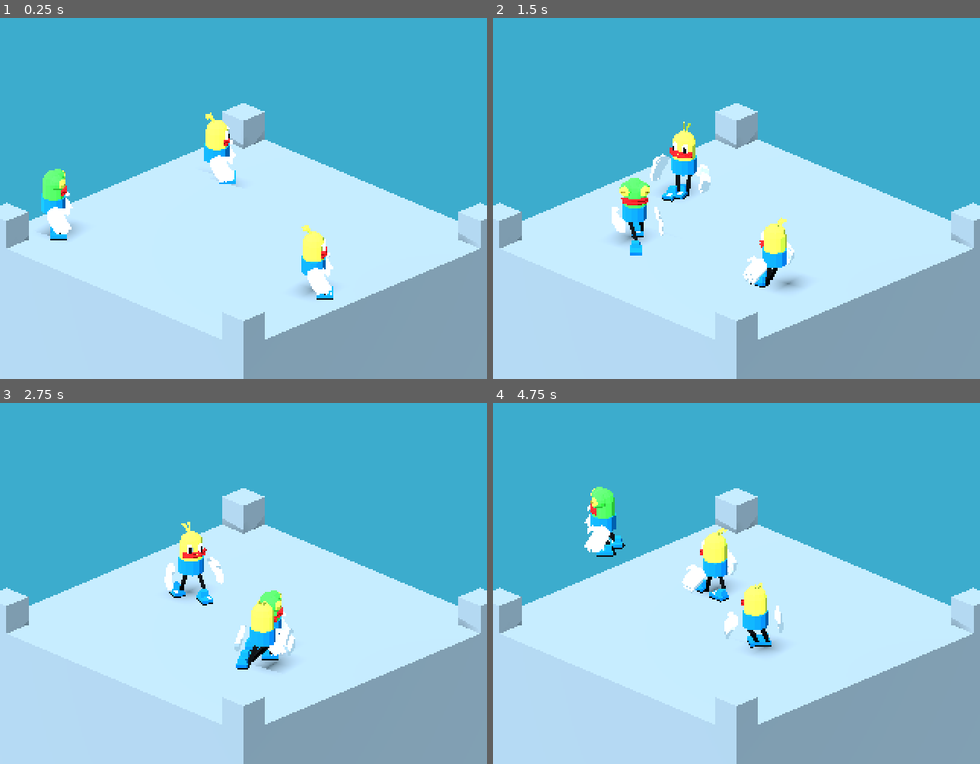
Above: before the commit, frames 1-4 (two rows, left to right).
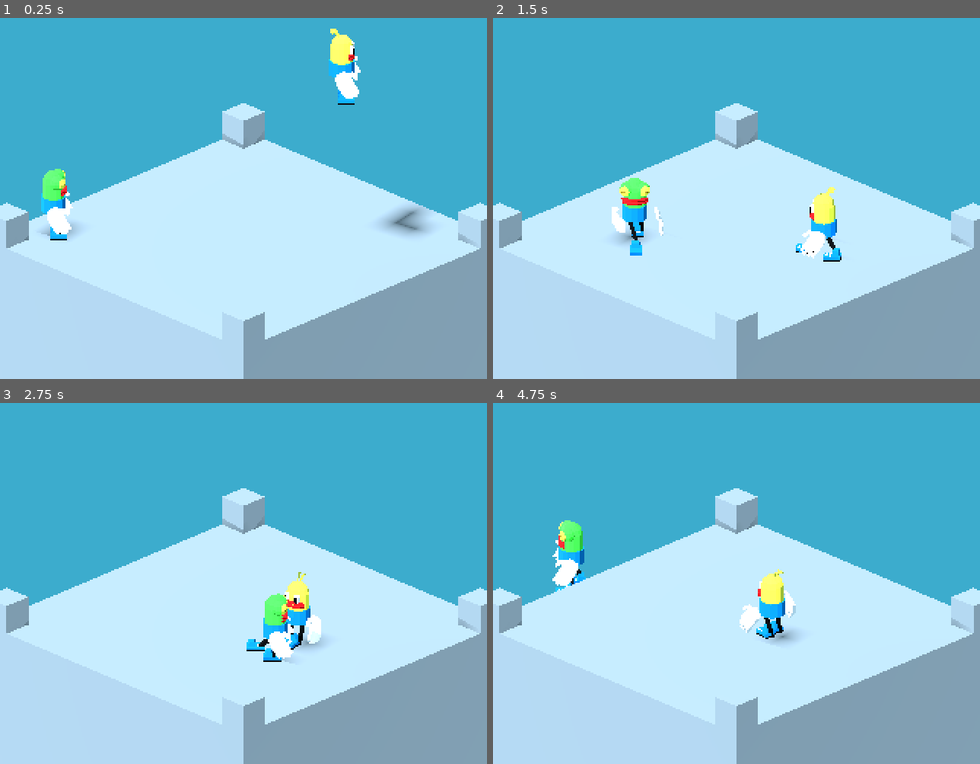
Above: after the commit, the same moments.

Repository: cat-in-the-dark/gmtk_2026
Game: Godot game, scene res://main.tscn
Same seed, same stepped clock (60 frames per second), same inputs: the game is played once before the commit and once after it.
Inputs:
- Up to frame 1 (0.25 s): no input
- Up to frame 2 (1.5 s): hold D (move_right) 0.53-1.28 s; hold Space (attack) 0.53-1.28 s; hold S (move_down) from 1.28 s (still down); tap Space (attack) at 1.35 s
- Up to frame 3 (2.75 s): release S (move_down) at 2.03 s; hold D (move_right) from 2.03 s (still down); hold Ctrl (dash) from 2.03 s (still down); tap Space (attack) at 2.3 s
- Up to frame 4 (4.75 s): release D (move_right) at 2.78 s; release Ctrl (dash) at 2.78 s; hold W (move_up) 2.78-3.53 s; tap Space (attack) at 2.85, 4.55 s; hold Space (attack) 3.53-4.28 s; hold A (move_left) from 3.53 s (still down); tap Ctrl (dash) at 4.35 s

The runs differ from the first frame. In frame 1, 3.4% of the frame differs, in the area x 41-89%, y 2-79%; in frame 2, 3.4%; in frame 3, 3.6%; in frame 4, 5.1%, in the area x 12-63%, y 23-70%.

Commit message:
spawn enemies

Diff:
--- a/enemy.gd
+++ b/enemy.gd
@@ -4,7 +4,7 @@
 @export var attack_jitter_min := 0.2
 @export var attack_jitter_max := 0.55
 @export var domino_area_scale := 1.5
-@export var stun_duration := 3.0
+@export var stun_duration := 2.0
 
 var target: Node3D
 var attack_at := -1.0
@@ -32,7 +32,10 @@
 	_update_stun(delta)
 	if target == null:
 		target = get_tree().get_first_node_in_group("player") as Node3D
-	if target != null and not is_busy():
+	if not is_on_floor():
+		move_direction = Vector3.ZERO
+		attack_at = -1.0
+	elif target != null and not is_busy():
 		var offset := target.global_position - global_position
 		offset.y = 0.0
 		if offset.length() > attack_range:
--- a/enemy.tscn
+++ b/enemy.tscn
@@ -9,7 +9,7 @@
 attack_jitter_min = 0.2
 attack_jitter_max = 0.55
 domino_area_scale = 1.5
-stun_duration = 3.0
+stun_duration = 2.0
 move_speed = 1
 step_distance = 0.9
 step_forward = 0.65
--- /dev/null
+++ b/enemy_spawner.gd
@@ -0,0 +1,79 @@
+extends Node
+
+@export var enemy_scene: PackedScene
+@export var platform_path: NodePath
+@export var spawn_height := 6.0
+@export var spawn_margin := 1.0
+@export_range(1, 100, 1) var total_enemy_count := 10
+@export var opening_wave_sizes: Array[int] = [1, 2, 3, 4]
+@export_range(1, 20, 1) var repeating_wave_size := 6
+
+var platform: StaticBody3D
+var platform_box: BoxShape3D
+var random := RandomNumberGenerator.new()
+var spawned_enemy_count := 0
+var eliminated_enemy_count := 0
+var current_wave_alive_count := 0
+var wave_index := 0
+var game_finished := false
+
+
+func _ready() -> void:
+	platform = get_node_or_null(platform_path) as StaticBody3D
+	if platform == null or enemy_scene == null:
+		push_error("EnemySpawner requires an enemy scene and a platform")
+		return
+	var collision_shape := platform.get_node_or_null("CollisionShape3D") as CollisionShape3D
+	if collision_shape == null or not collision_shape.shape is BoxShape3D:
+		push_error("EnemySpawner platform requires a BoxShape3D collision")
+		return
+	platform_box = collision_shape.shape as BoxShape3D
+	random.randomize()
+	call_deferred(&"_spawn_next_wave")
+
+
+func _spawn_next_wave() -> void:
+	if (
+		game_finished
+		or current_wave_alive_count > 0
+		or spawned_enemy_count >= total_enemy_count
+	):
+		return
+	var remaining := total_enemy_count - spawned_enemy_count
+	var desired_wave_size := repeating_wave_size
+	if wave_index < opening_wave_sizes.size():
+		desired_wave_size = opening_wave_sizes[wave_index]
+	var wave_size := mini(maxi(desired_wave_size, 1), remaining)
+	wave_index += 1
+	current_wave_alive_count = wave_size
+	for _enemy_index in wave_size:
+		var enemy := enemy_scene.instantiate() as Fighter
+		enemy.eliminated.connect(_on_spawned_enemy_eliminated)
+		get_parent().add_child(enemy, true)
+		enemy.global_position = _get_spawn_position()
+		spawned_enemy_count += 1
+
+
+func _on_spawned_enemy_eliminated() -> void:
+	eliminated_enemy_count += 1
+	current_wave_alive_count = maxi(current_wave_alive_count - 1, 0)
+	if eliminated_enemy_count >= total_enemy_count:
+		if game_finished:
+			return
+		game_finished = true
+		get_tree().call_deferred(&"reload_current_scene")
+		return
+	if current_wave_alive_count == 0:
+		call_deferred(&"_spawn_next_wave")
+
+
+func _get_spawn_position() -> Vector3:
+	var half_size := platform_box.size * 0.5
+	var margin_x := minf(spawn_margin, half_size.x)
+	var margin_z := minf(spawn_margin, half_size.z)
+	var local_position := Vector3(
+		random.randf_range(-half_size.x + margin_x, half_size.x - margin_x),
+		half_size.y + spawn_height,
+		random.randf_range(-half_size.z + margin_z, half_size.z - margin_z)
+	)
+	return platform.to_global(local_position)
--- a/fighter.gd
+++ b/fighter.gd
@@ -2,6 +2,7 @@
 extends CharacterBody3D
 
 signal attack_finished
+signal eliminated
 
 
 class Leg:
@@ -58,6 +59,7 @@
 var forced_movement_velocity := Vector3.ZERO
 var bounce_time_left := 0.0
 var bounce_duration := 0.0
+var is_eliminated := false
 var skin_rest_position := Vector3.ZERO
 var next_left := true
 var turning_leg: Leg
@@ -94,6 +96,8 @@
 
 
 func _physics_process(delta: float) -> void:
+	if is_eliminated:
+		return
 	var was_on_floor := is_on_floor()
 	var is_moving := move_direction != Vector3.ZERO
 	if is_attacking and is_moving:
@@ -119,6 +123,8 @@
 	velocity = controlled_velocity + knockback_velocity
 	velocity.y = vertical_velocity
 	move_and_slide()
+	if _check_elimination_collision():
+		return
 	knockback_velocity = knockback_velocity.move_toward(Vector3.ZERO, knockback_drag * delta)
 	_update_knockback_bounce(delta)
 	if (
@@ -142,6 +148,21 @@
 
 func is_busy() -> bool:
 	return is_attacking or is_hit or _is_knocked_back()
+
+
+func _check_elimination_collision() -> bool:
+	for collision_index in get_slide_collision_count():
+		var collider := get_slide_collision(collision_index).get_collider() as Node
+		if collider != null and collider.is_in_group(&"kill_floor"):
+			is_eliminated = true
+			eliminated.emit()
+			_on_reached_kill_floor()
+			return true
+	return false
+
+
+func _on_reached_kill_floor() -> void:
+	queue_free()
 
 
 func start_attack(animation_name: StringName) -> bool:
--- a/main.tscn
+++ b/main.tscn
@@ -4,6 +4,7 @@
 [ext_resource type="PackedScene" uid="uid://c363nfghjj6m6" path="res://player.tscn" id="1_h2yge"]
 [ext_resource type="PackedScene" uid="uid://cartgfib48y0f" path="res://box/box.tscn" id="3_h2yge"]
 [ext_resource type="PackedScene" uid="uid://cyscod0sjv43a" path="res://enemy.tscn" id="4_enemy"]
+[ext_resource type="Script" path="res://enemy_spawner.gd" id="5_spawner"]
 
 [sub_resource type="WorldBoundaryShape3D" id="WorldBoundaryShape3D_lquwl"]
 
@@ -20,6 +21,16 @@
 size = Vector3(12, 8, 12)
 
 [node name="main" type="Node3D" unique_id=134862043]
+
+[node name="EnemySpawner" type="Node" parent="."]
+script = ExtResource("5_spawner")
+enemy_scene = ExtResource("4_enemy")
+platform_path = NodePath("../level/platform1")
+spawn_height = 6.0
+spawn_margin = 1.0
+total_enemy_count = 10
+opening_wave_sizes = Array[int]([1, 2, 3, 4])
+repeating_wave_size = 6
 
 [node name="WorldEnvironment" type="WorldEnvironment" parent="." unique_id=1998564022]
 environment = ExtResource("1_0xm2m")
@@ -43,13 +54,7 @@
 dash_duration = 0.18
 dash_cooldown = 0.3
 
-[node name="Enemy" parent="." unique_id=1479615210 instance=ExtResource("4_enemy")]
-transform = Transform3D(1, 0, 0, 0, 1, 0, 0, 0, 1, -0.6907959, 0, -16.672564)
-
-[node name="Enemy2" parent="." unique_id=307265568 instance=ExtResource("4_enemy")]
-transform = Transform3D(1, 0, 0, 0, 1, 0, 0, 0, 1, 2.517273, 0, -7.701531)
-
-[node name="Floor" type="StaticBody3D" parent="." unique_id=1210423933]
+[node name="Floor" type="StaticBody3D" parent="." unique_id=1210423933 groups=["kill_floor"]]
 transform = Transform3D(1, 0, 0, 0, 1, 0, 0, 0, 1, 0, -8, 0)
 
 [node name="CollisionShape3D" type="CollisionShape3D" parent="Floor" unique_id=381346723]
--- a/player.gd
+++ b/player.gd
@@ -49,6 +49,10 @@
 	if is_dashing:
 		_finish_dash()
 	super.receive_hit(attacker_position, attack_name)
+
+
+func _on_reached_kill_floor() -> void:
+	get_tree().call_deferred(&"reload_current_scene")
 
 
 func _request_attack() -> void:
